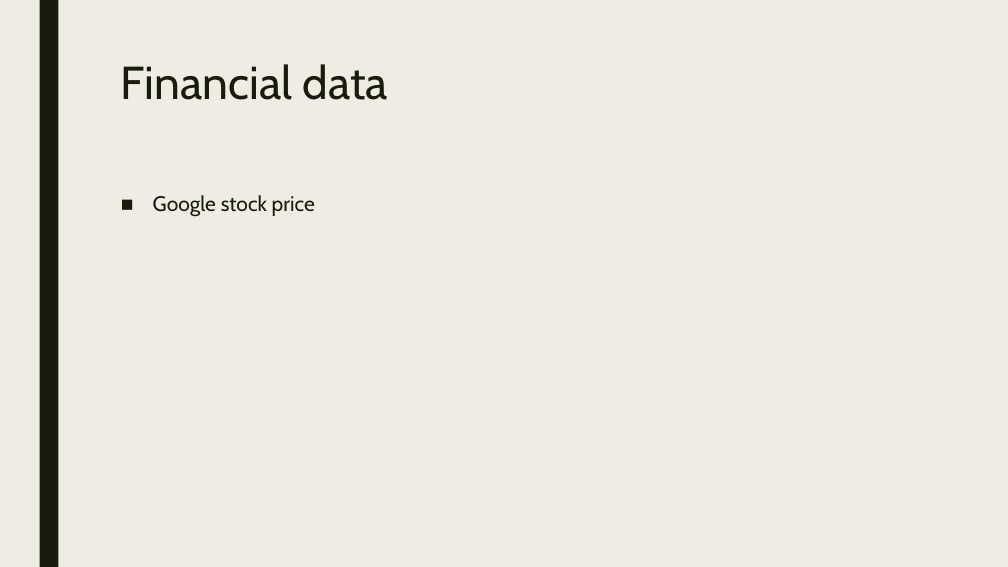
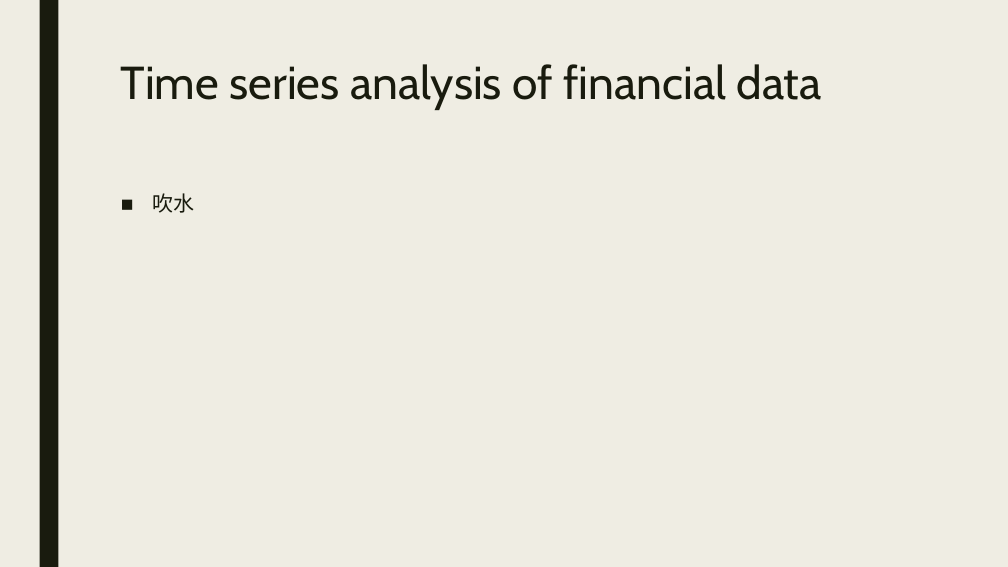
Before and after one commit to APC524/tsap, a slide deck: slide 3 of doc/presentation/pre.pptx (slide 7 before the commit). Drawn at 1008x567 pixels with LibreOffice and Linux fonts; fonts in the diff are those of the drawing. Boxes give left, top, right and bottom in pixels: in the first picture for what was removed or moved away, otherwise in the second. Text is boxed around its words. In the diff, an @@ line names an element or a change of style, - is before the commit and + after.

```diff
--- a/doc/presentation/pre.pptx
+++ b/doc/presentation/pre.pptx
@@ title at bbox=[121, 64, 821, 110]: text changed @@
-Financial data
+Time series analysis of financial data
@@ text at bbox=[153, 193, 195, 213]: text changed @@
-■ Google stock price
+■ 吹水
```
Also in this commit, not shown: 6 other slides changed, 1 slide added, 3 slides removed, 6 other files.
